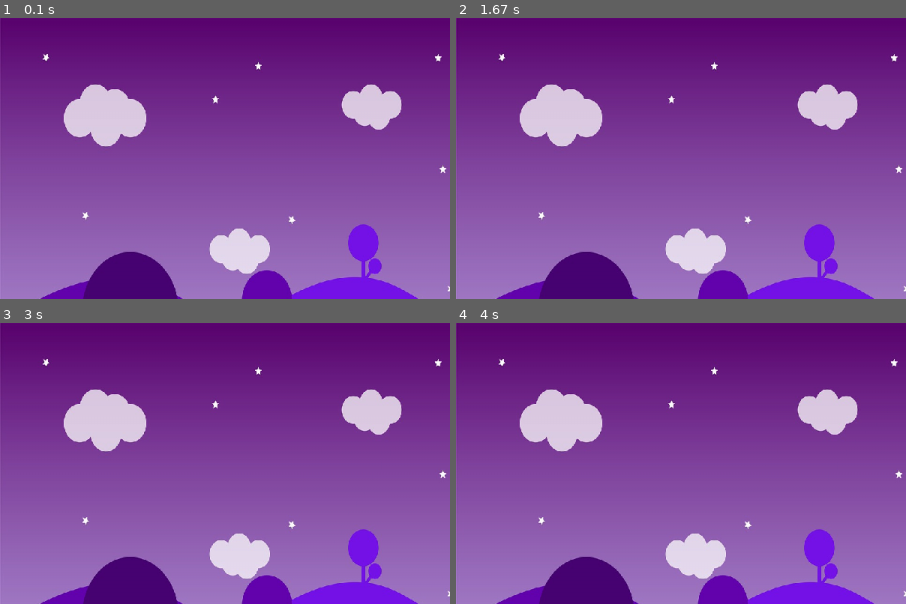
Above: before the commit, frames 1-4 (two rows, left to right).
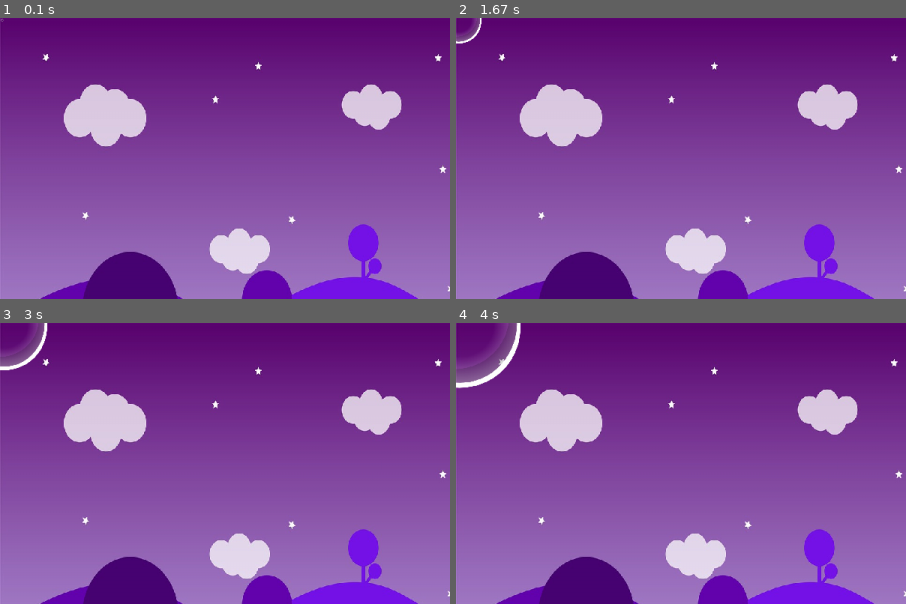
Above: after the commit, the same moments.

Repository: JanKrb/pygame-bubbles
Game: pygame game, started from game.py
Two runs of this game, one before a commit and one after it. Both use one fixed random seed, a clock stepped at 60 frames per second and the inputs below.
Inputs:
- Up to frame 1 (0.1 s): no input
- Up to frame 2 (1.67 s): no input
- Up to frame 3 (3 s): no input
- Up to frame 4 (4 s): no input
The pictures show only the part of the screen within x 0-50%, y 0-50%; the shares and areas given below are measured in that part.

The runs differ from the first frame. In frame 1, less than 0.1% of the frame differs, in the area x 0-1%, y 0-2%; in frame 2, 0.2%; in frame 3, 0.8%; in frame 4, 1.5%, in the area x 0-15%, y 0-24%.

Commit message:
Add first implementation of bubble

Diff:
--- a/game.py
+++ b/game.py
@@ -26,6 +26,12 @@
     def create_sound_path(sound_name) -> str:
         return os.path.join(Settings.path_sounds, sound_name)
 
+    # Bubble settings
+    bubble_radius = 5
+    bubble_speed = 1000 / 60 # 60x per second
+    bubble_spawn_margin = 10
+    bubble_spawn_speed = (1, 4)
+
 class Background(pygame.sprite.Sprite):
     def __init__(self, image_name='background.jpg') -> None:
         super().__init__()
@@ -35,6 +41,43 @@
 
     def draw(self, screen):
         screen.blit(self.image, (0, 0))
+
+class Bubble(pygame.sprite.Sprite):
+    def __init__(self) -> None:
+        super().__init__()
+
+        self.images = Bubble.get_bubble_images()
+        self.state = 0 # Current image
+
+        self.image = self.images[self.state]
+        self.image = pygame.transform.scale(self.images[self.state], (Settings.bubble_radius, Settings.bubble_radius))
+        self.rect = self.image.get_rect()
+
+    @staticmethod
+    def get_bubble_images() -> list[pygame.Surface]:
+        images_in_path = os.listdir(Settings.path_images)
+        bubble_images = [img for img in images_in_path if img.startswith('bubble')]
+        return [pygame.image.load(Settings.create_image_path(img)) for img in bubble_images]
+
+    def kill(self) -> None:
+        self.state += 1
+        self.image = self.images[self.state]
+        self.rect = self.image.get_rect()
+
+        if self.state > len(self.images) - 1:
+            super().kill() # Kill after animation is done
+
+    def increase_size(self) -> None:
+        center = self.rect.center
+        self.image = pygame.transform.scale(self.images[self.state], (self.rect.width + Settings.bubble_speed, self.rect.height + Settings.bubble_speed))
+        self.rect = self.image.get_rect()
+        self.rect.center = center
+
+    def draw(self, screen):
+        screen.blit(self.image, self.rect)
+
+    def update(self):
+        pass
 
 class Game:
     def __init__(self) -> None:
@@ -46,7 +89,12 @@
         self.clock = pygame.time.Clock()
         self.running = True
 
+        self.bubble_speed = Settings.bubble_speed
+
         self.background = Background()
+        self.bubbles = pygame.sprite.Group()
+
+        self.bubbles.add(Bubble())
 
     def run(self) -> None:
         while self.running:
@@ -63,13 +111,28 @@
                 if event.key == pygame.K_ESCAPE:
                     self.running = False
 
+    def respawn_bubbles(self) -> None:
+        pass
+
     def update(self) -> None:
-        pass
+        self.respawn_bubbles()
+
+        self.bubbles.update()
+
+        self.bubble_speed -= 1
+
+        # Increase bubble size
+        if self.bubble_speed <= 0:
+            self.bubble_speed = Settings.bubble_speed
+
+            for bubble in self.bubbles.sprites():
+                bubble.increase_size()
 
     def draw(self) -> None:
         self.screen.fill((0, 0, 0))
 
         self.background.draw(self.screen)
+        self.bubbles.draw(self.screen)
 
         pygame.display.flip()
 
Binary file added: assets/images/bubble1.png
Binary file added: assets/images/bubble2.png
Binary file added: assets/images/bubble3.png
Binary file added: assets/images/bubble4.png
Binary file added: assets/images/bubble5.png
Binary file added: assets/images/bubble6.png
Binary file added: assets/images/bubble7.png
Not shown, changed: credits.txt
